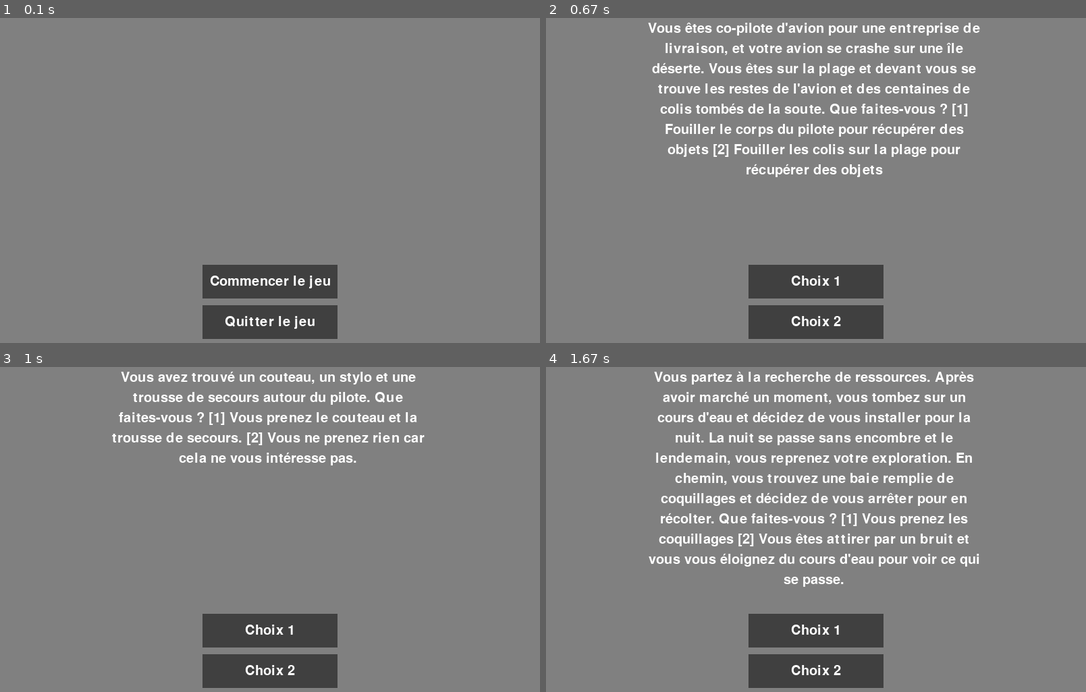
Above: before the commit, frames 1-4 (two rows, left to right).
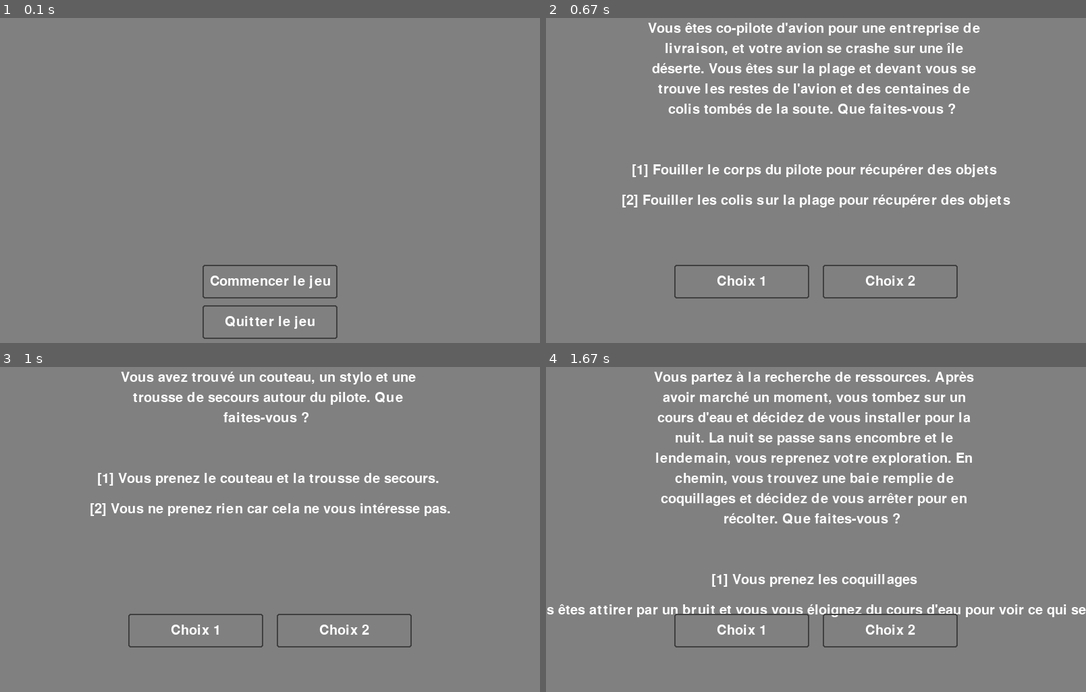
Above: after the commit, the same moments.

Repository: justniicolas/choice_game
Game: pygame game, started from Projet/import pygame as pg.py
The game is run twice, just before and just after one commit, with the same random seed, the same clock (stepped at 60 frames per second) and the same inputs.
Inputs:
- Up to frame 1 (0.1 s): no input
- Up to frame 2 (0.67 s): click "Commencer le jeu" at 0.38 s
- Up to frame 3 (1 s): click "Choix 1" at 0.72 s
- Up to frame 4 (1.67 s): click "Choix 1" at 1.05 s

The runs differ from the first frame. In frame 1, 4.3% of the frame differs, in the area x 37-63%, y 75-99%; in frame 2, 9.6%, in the area x 14-86%, y 26-99%; in frame 3, 9.0%; in frame 4, 9.5%.

Commit message:
Update import pygame as pg.py

Diff:
--- a/Projet/import pygame as pg.py
+++ b/Projet/import pygame as pg.py
@@ -1,5 +1,9 @@
+import pygame as pg
+
+
 class Node:
     """Classe représentant un noeud de l'arbre de décision"""
+
     def __init__(self, question: str, c1=None, c2=None):
         self.question = question
         self.c1 = c1
@@ -8,23 +12,26 @@
     def setChoice(self, choice, question):
         """Méthode permettant de définir les choix possibles"""
         if choice == 1:
-            self.c1 = question # question est un Node
+            self.c1 = question  # question est un Node
         else:
-            self.c2 = question # question est un Node
-#EN COURS DE DEVELOPPEMENT
+            self.c2 = question  # question est un Node
+
+
+# EN COURS DE DEVELOPPEMENT
 take_none = Node("Le jeu est pas fini", None, None)
 
 # Histoire si choix = 1
 
 take_mer_poisson = Node(
-    "Vous allez vers la mer et vous trouvez des poissons. Vous décidez de les mettre dans votre inventaire. Mais sur le chemin de votre exploration vous trouvez une carte de l'ile. Que fa …(159 unchanged characters)…
-)
-construire_abri_choice = Node("Vous prenez le matériel et vous vous mettez à construire votre abri de survie. Il vous prend plusieurs heures, mais vous êtes enfin installé et en sécurité. Vous décidez alors d'explorer les alentours pour trouver des ressources. Où allez-vous ? [1] Vous allez vers la mer pour trouver des poissons. [2] Vous allez vers la forêt pour explorer l'ile mais vous oubliez votre sac. "
+    "Vous allez vers la mer et vous trouvez des poissons. Mais sur le chemin de votre exploration, vous trouvez une carte de l'ile. Que fa …(159 unchanged characters)…
+)
+construire_abri_choice = Node(
+    "Vous prenez le matériel et vous vous mettez à construire votre abri de survie. Il vous prend plusieurs heures, mais vous êtes enfin installé et en sécurité. Vous décidez alors d'explorer les alentours pour trouver des ressources. Où allez-vous ? [1] Vous allez vers la mer pour trouver des poissons. [2] Vous allez vers la forêt pour explorer l'ile mais vous oubliez votre sac. "
 )
 construire_abri_choice.setChoice(1, take_mer_poisson)
 construire_abri_choice.setChoice(2, take_none)
 
-recherche_choice= Node(
+recherche_choice = Node(
     "Vous partez à la recherche de ressources. Après avoir marché un moment, vous tombez sur un cours d'eau et décidez  …(363 unchanged characters)…
 )
 recherche_choice.setChoice(1, take_none)
@@ -40,7 +47,7 @@
 
 take_take_foret = Node(
     "Vous allez vers la forêt et vous trouvez des fruits. Vous décidez de les mettre dans votre inventaire. Mais sur le chemin vous tombez sur un ours, mais comme vous avez oublié votre sac vous mourrez GAME OVER. "
-    )
+)
 right_choice = Node(
     "Vous prenez le colis sur la plage et vous trouvez du matériel pour faire un abri de survie. Que faites-vous ? [1] Vous prenez le matériel pour faire un abri de survie. [2] Vous ne prenez rien car cela ne vous intéresse pas."
 )
@@ -48,9 +55,7 @@
 right_choice.setChoice(2, take_none)
 
 
-
 root = Node(
-
     "Vous êtes co-pilote d'avion pour une entreprise de livraison, et votre avion se crashe sur une île déserte. Vous ê …(248 unchanged characters)…
 )
 root.setChoice(1, left_choice)
@@ -58,10 +63,6 @@
 
 current: Node = root
 
-
-
-
-import pygame as pg
 
 # Couleurs
 WHITE = (255, 255, 255)
@@ -87,18 +88,28 @@
 button_width = 200
 button_height = 50
 button_margin = 10
-button_x = (WINDOW_WIDTH - button_width) / 2 # On centre le bouton
-button_y = (WINDOW_HEIGHT - (2 * button_height + button_margin)) - 50 # On place le bouton en bas de la fenêtre
+button_x = (WINDOW_WIDTH - button_width) / 2  # On centre le bouton
+button_y = (
+    WINDOW_HEIGHT - (2 * button_height + button_margin)
+) - 50  # On place le bouton en bas de la fenêtre
 
 # Bouton gauche
-button_left = pg.Rect(button_x, button_y, button_width, button_height) # Création du rectangle
+button_left = pg.Rect(
+    button_x - button_width / 2 - button_margin, button_y, button_width, button_height
+)  # Création du rectangle
 text_left = font.render("Choix 1", True, WHITE)
-text_rect_left = text_left.get_rect(center=button_left.center) # Création du rectangle englobant
+text_rect_left = text_left.get_rect(
+    center=button_left.center
+)  # Création du rectangle englobant
 
 # Bouton droit
-button_right = pg.Rect(button_x, button_y + button_height + button_margin, button_width, button_height) # Création du rectangle
+button_right = pg.Rect(
+    button_x + button_width / 2 + button_margin, button_y, button_width, button_height
+)  # Création du rectangle
 text_right = font.render("Choix 2", True, WHITE)
-text_rect_right = text_right.get_rect(center=button_right.center) # Création du rectangle englobant
+text_rect_right = text_right.get_rect(
+    center=button_right.center
+)  # Création du rectangle englobant
 
 # Bouton pour démarrer le jeu
 button_start = pg.Rect(button_x, button_y, button_width, button_height)
@@ -106,7 +117,9 @@
 text_rect_start = text_start.get_rect(center=button_start.center)
 
 # Bouton pour quitter le jeu
-button_quit = pg.Rect(button_x, button_y + button_height + button_margin, button_width, button_height)
+button_quit = pg.Rect(
+    button_x, button_y + button_height + button_margin, button_width, button_height
+)
 text_quit = font.render("Quitter le jeu", True, WHITE)
 text_rect_quit = text_quit.get_rect(center=button_quit.center)
 
@@ -136,10 +149,10 @@
     window.fill(GRAY)
 
     # Affichage des boutons
-    pg.draw.rect(window, DARK_GRAY, button_start)
+    pg.draw.rect(window, DARK_GRAY, button_start, 2, 3)
     window.blit(text_start, text_rect_start)
 
-    pg.draw.rect(window, DARK_GRAY, button_quit)
+    pg.draw.rect(window, DARK_GRAY, button_quit, 2, 3)
     window.blit(text_quit, text_rect_quit)
 
     # Mise à jour de la fenêtre
@@ -162,7 +175,7 @@
             mouse_pos = event.pos
 
             # Si le bouton gauche est cliqué
-            if button_left.collidepoint(mouse_pos):#
+            if button_left.collidepoint(mouse_pos):  #
                 current = current.c1
                 print(current.question)
 
@@ -174,40 +187,55 @@
     # Couleur de fond de la fenêtre
     window.fill(GRAY)
 
-    #methode permettant de couper la question en plusieurs lignes
+    # methode permettant de couper la question en plusieurs lignes
     def wrap_text(text, font, max_width):
         lines = []
-        if font.size(text)[0] <= max_width: # Si le texte tient sur une ligne
-            lines.append(text) # On ajoute la ligne
+        text = text.split("[")
+        if font.size(text[0])[0] <= max_width:  # Si le texte tient sur une ligne
+            lines.append(text)  # On ajoute la ligne
         else:
-            words = text.split(' ') # On découpe le texte en mots
-            i = 0 # Compteur de mots
-            while i < len(words): # Tant qu'on a pas parcouru tous les mots
-                line = '' # On initialise la ligne
-                while i < len(words) and font.size(line + words[i])[0] <= max_width: # Tant qu'on a pas parcouru tous les mots et que la ligne ne dépasse pas la largeur max
-                    line = line + words[i] + " " # On ajoute le mot à la ligne
-                    i += 1 # On passe au mot suivant
-                if not line: # Si la ligne est vide
-                    line = words[i] # On ajoute le mot quand même
-                    i += 1 # On passe au mot suivant
-                lines.append(line) # On ajoute la ligne à la liste des lignes
-        return lines # On retourne la liste des lignes
-
-    #affcihage de la question
-    lines = wrap_text(current.question, font, 500) # On découpe la question en plusieurs lignes
-    y_text = button_y - 350 # On place le texte au dessus des boutons
+            words = text[0].split(" ")  # On découpe le texte en mots
+            i = 0  # Compteur de mots
+            while i < len(words):  # Tant qu'on a pas parcouru tous les mots
+                line = ""  # On initialise la ligne
+                while (
+                    i < len(words) and font.size(line + words[i])[0] <= max_width
+                ):  # Tant qu'on a pas parcouru tous les mots et que la ligne ne dépasse pas la largeur max
+                    line = line + words[i] + " "  # On ajoute le mot à la ligne
+                    i += 1  # On passe au mot suivant
+                if not line:  # Si la ligne est vide
+                    line = words[i]  # On ajoute le mot quand même
+                    i += 1  # On passe au mot suivant
+                lines.append(line)  # On ajoute la ligne à la liste des lignes
+        return lines  # On retourne la liste des lignes
+
+    # affcihage de la question
+    lines = wrap_text(
+        current.question, font, 500
+    )  # On découpe la question en plusieurs lignes
+    y_text = button_y - 350  # On place le texte au dessus des boutons
     for line in lines:
         text = font.render(line, True, WHITE)
-        text_rect = text.get_rect(center=(WINDOW_WIDTH / 2, y_text)) # Création du rectangle englobant
+        text_rect = text.get_rect(
+            center=(WINDOW_WIDTH / 2, y_text)
+        )  # Création du rectangle englobant
         window.blit(text, text_rect)
-        y_text += 30 # On décale le texte d'une ligne
-
+        y_text += 30  # On décale le texte d'une ligne
+    y_text += 60
+    possible_choices = current.question.split("[")
+    for choice in possible_choices[1::]:
+        text = font.render("[" + choice, True, WHITE)
+        text_rect = text.get_rect(
+            center=(WINDOW_WIDTH / 2, y_text)
+        )  # Création du rectangle englobant
+        window.blit(text, text_rect)
+        y_text += 45
 
     # Affichage des boutons
-    pg.draw.rect(window, DARK_GRAY, button_left)
+    pg.draw.rect(window, DARK_GRAY, button_left, 2, 3)
     window.blit(text_left, text_rect_left)
 
-    pg.draw.rect(window, DARK_GRAY, button_right)
+    pg.draw.rect(window, DARK_GRAY, button_right, 2, 3)
     window.blit(text_right, text_rect_right)
 
     # Mise à jour de la fenêtre
